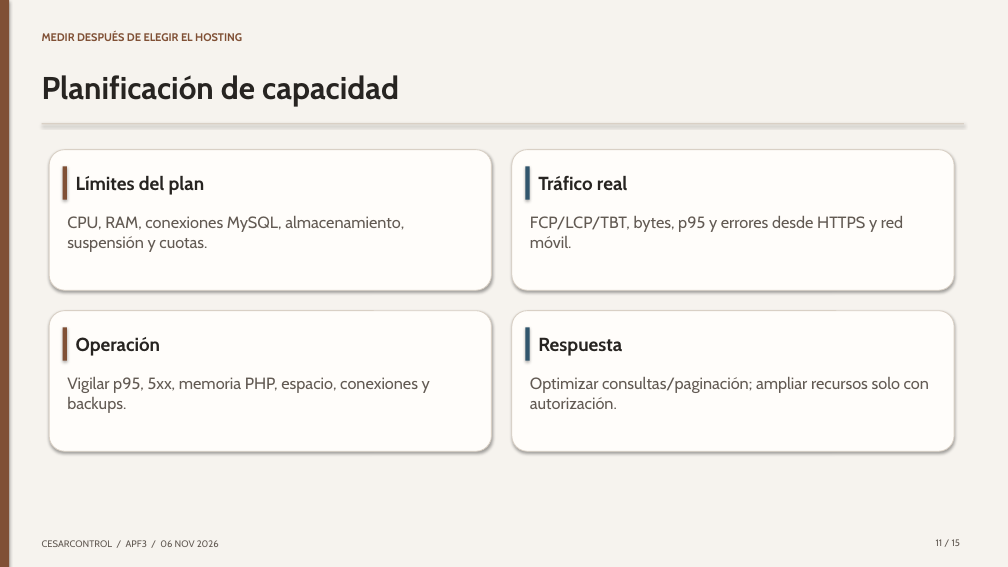
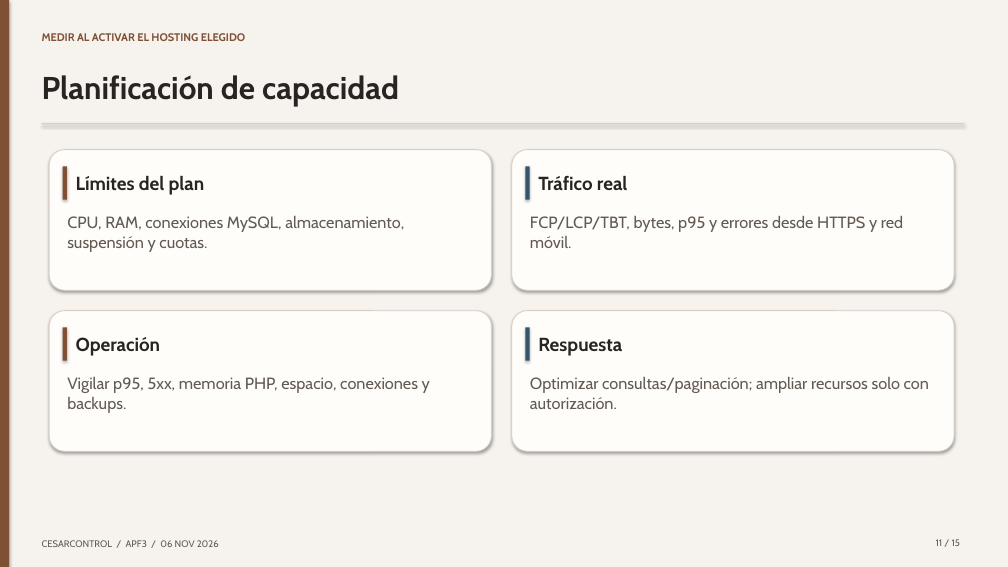
Before and after one commit to ErickVillarre/CesarCort-Control-Ventas, a slide deck: slide 11 of docs/APF3/Presentacion-APF3-CesarControl.pptx. Drawn at 1008x567 pixels with LibreOffice and Linux fonts; fonts in the diff are those of the drawing. Boxes give left, top, right and bottom in pixels: in the first picture for what was removed or moved away, otherwise in the second. Text is boxed around its words. In the diff, an @@ line names an element or a change of style, - is before the commit and + after.

```diff
--- a/docs/APF3/Presentacion-APF3-CesarControl.pptx
+++ b/docs/APF3/Presentacion-APF3-CesarControl.pptx
@@ text at [42, 33, 245, 41]: text changed @@
-MEDIR DESPUÉS DE ELEGIR EL HOSTING
+MEDIR AL ACTIVAR EL HOSTING ELEGIDO
```
Also in this commit, not shown: 2 other slides changed, 11 other files.
